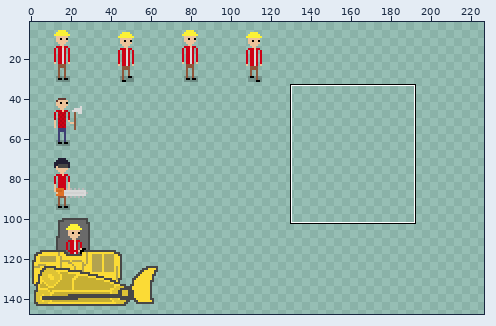
Edited in one commit: sprite sheet (assets/zlobnezi.png). The picture above shows the old version from afar; the outline marks the close-up.
Close-up. Old version:
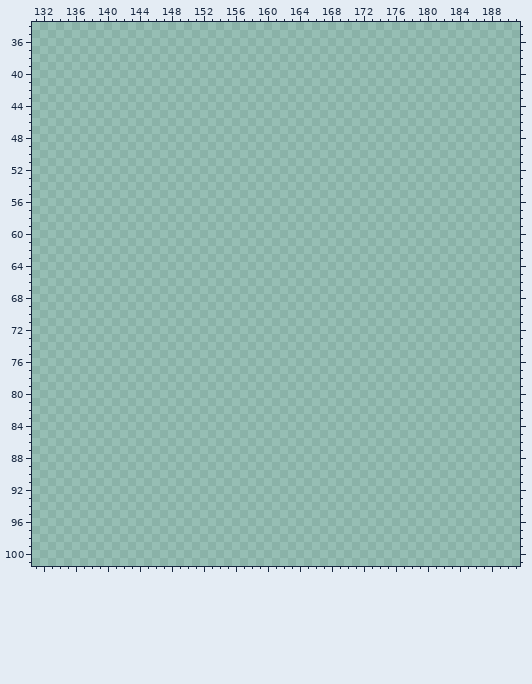
The file is 256x160 pixels. Colours within 5 levels of each other are drawn and written as one. Shown: x 131..191, y 34..101. The wide view leaves out empty margins. The commit also changed other parts of the picture, which this record leaves out.
The result:
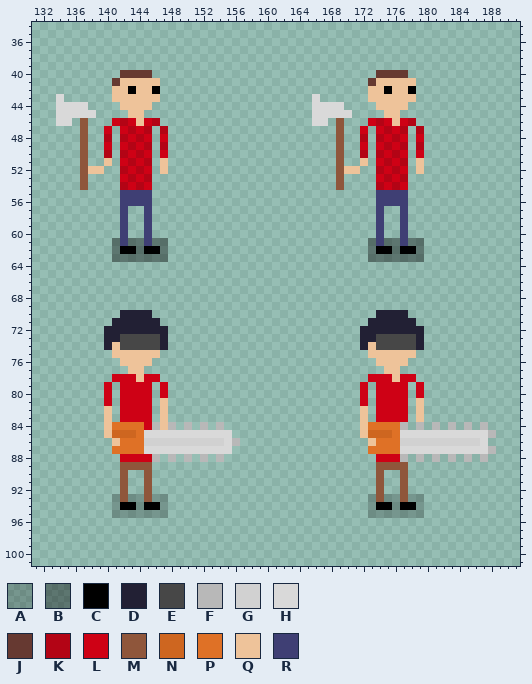
Palette (. is transparent): A #00000036  B #00000061  C #000000  D #222034  E #474747  F #b8b8b8  G #d1d1d1  H #d9d9d9  J #663931  K #b30415  L #ce0115  M #8f563b  N #ce6620  P #df7126  Q #eec39a  R #3f3f74
What changed:
Changed rows in their new state; - is an unchanged pixel.
first column x 134:
 40 --------JJJJ----------------------------JJJJ--
 41 -------JQQQQQ--------------------------JQQQQQ-
 42 -------QQCQQC--------------------------QQCQQC-
 43 H------QQQQQQ-------------------H------QQQQQQ-
 44 HHHH----QQQQ--------------------HHHH----QQQQ--
 45 HHHHH----QQ---------------------HHHHH----QQ---
 46 HH-M---LKLQLK-------------------HH-M---LKLQLK-
 47 ---M--L-LKLK-K---------------------M--L-LKLK-K
 48 ---M--K-KLKL-L---------------------M--K-KLKL-L
 49 ---M--L-LKLK-K---------------------M--L-LKLK-K
 50 ---M--K-KLKL-L---------------------M--K-KLKL-L
 51 ---M--Q-LKLK-Q---------------------M--Q-LKLK-Q
 52 ---MQQ--KLKL-Q---------------------MQQ--KLKL-Q
 53 ---M----LKLK-----------------------M----LKLK--
 54 ---M----KLKL-----------------------M----KLKL--
 55 --------RRRR----------------------------RRRR--
 56 --------RRRR----------------------------RRRR--
 57 --------R--R----------------------------R--R--
 58 --------R--R----------------------------R--R--
 59 --------R--R----------------------------R--R--
 60 --------R--R----------------------------R--R--
 61 -------BRBBRBB-------------------------BRBBRBB
 62 -------BCCBCCB-------------------------BCCBCCB
 63 -------BBBBBBB-------------------------BBBBBBB
first column x 140:
 70 --DDDD----------------------------DDDD-----------
 71 -DDDDDD--------------------------DDDDDD----------
 72 DDDDDDDD------------------------DDDDDDDD---------
 73 DDEEEEED------------------------DDEEEEED---------
 74 DQEEEEED------------------------DQEEEEED---------
 75 -QQQQQQ--------------------------QQQQQQ----------
 76 --QQQQ----------------------------QQQQ-----------
 77 ---QQ------------------------------QQ------------
 78 -LLLQLL--------------------------LLLQLL----------
 79 L-LLLL-L------------------------L-LLLL-L---------
 80 L-LLLL-L------------------------L-LLLL-L---------
 81 L-LLLL-Q------------------------L-LLLL-Q---------
 82 Q-LLLL-Q------------------------Q-LLLL-Q---------
 83 Q-LLLL-Q------------------------Q-LLLL-Q---------
 84 QPPPPLFQF-F-F-F-----------------QPPPPF-F-F-F-F-F-
 85 QNNNPHHHHHHHHHHH----------------QNNNPHHHHHHHHHHHF
 86 -QPPPGGGGGGGGGGHF----------------QPPPGGGGGGGGGGH-
 87 -PPPPHHHHHHHHHHH-----------------PPPPHHHHHHHHHHHF
 88 --LLLLF-F-F-F-F-------------------LLLF-F-F-F-F-F-
 89 --MMMM----------------------------MMMM-----------
 90 --M--M----------------------------M--M-----------
 91 --M--M----------------------------M--M-----------
 92 --M--M----------------------------M--M-----------
 93 -AMAAMAA-------------------------AMAAMAA---------
 94 -ACCACCA-------------------------ACCACCA---------
 95 -AAAAAAA-------------------------AAAAAAA---------
